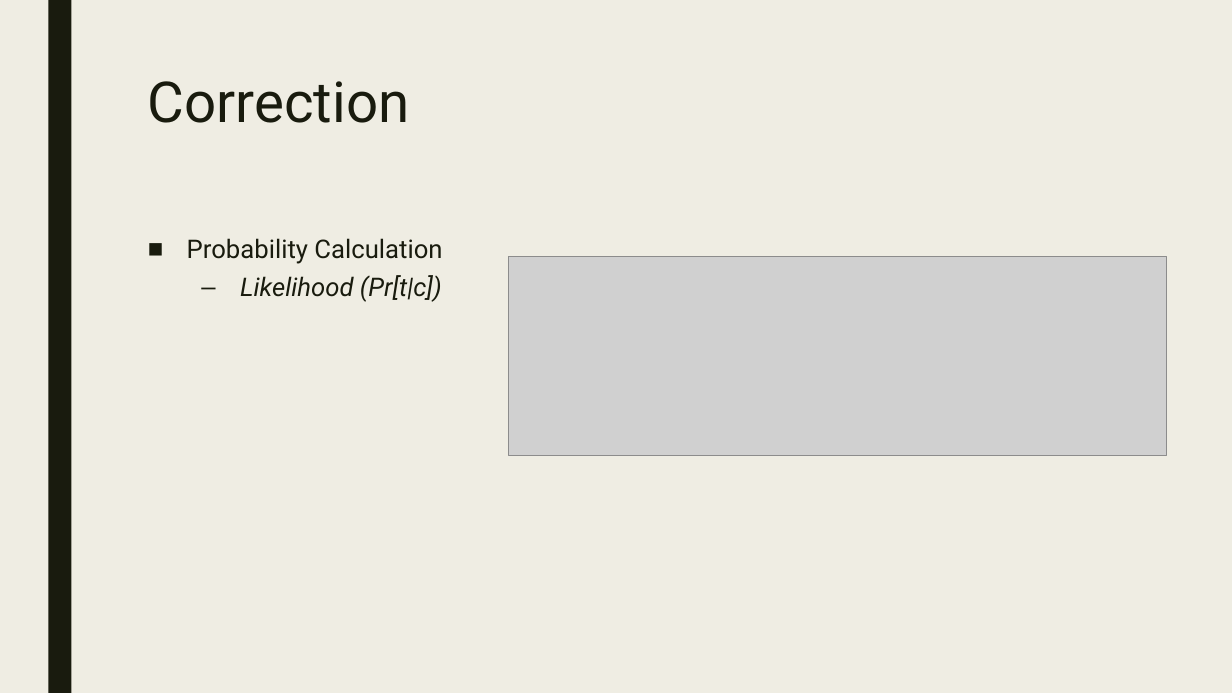
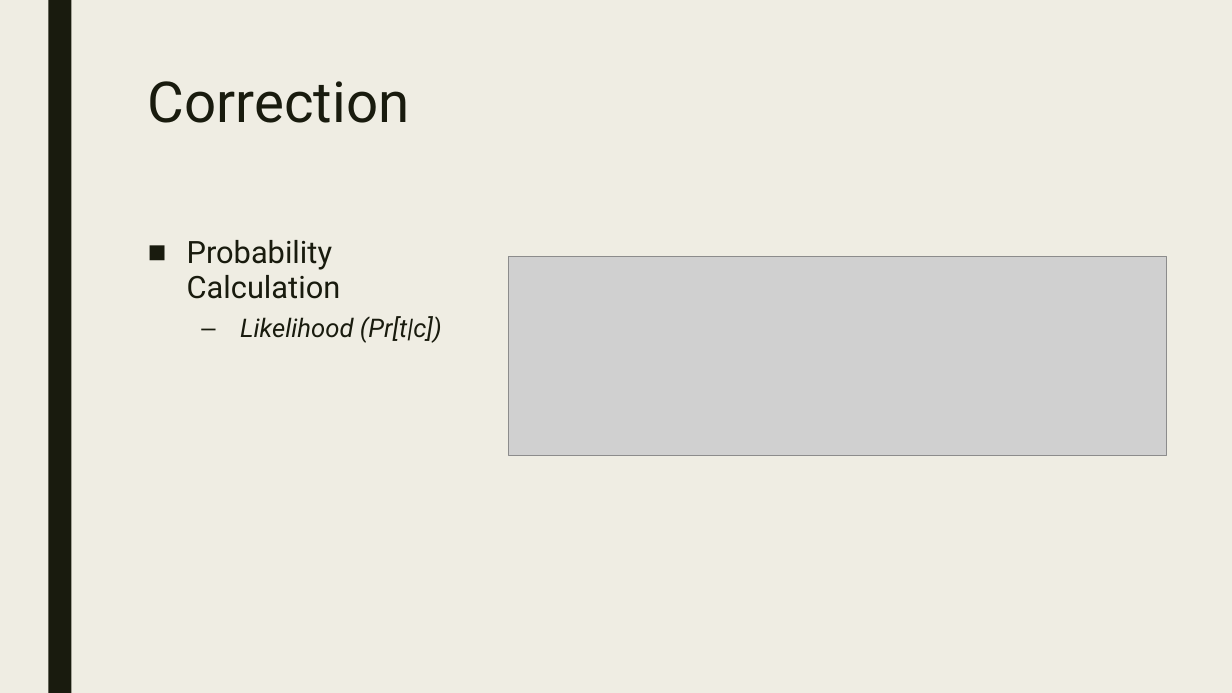
Before and after one commit to TZstatsADS/Spring2019-Proj4-grp6, a slide deck: slide 9 of doc/Presentation.pptx. Drawn at 1232x693 pixels with LibreOffice and Linux fonts; fonts in the diff are those of the drawing; grey boxes stand for pictures. Boxes give left, top, right and bottom in pixels: in the first picture for what was removed or moved away, otherwise in the second. Text is boxed around its words. In the diff, an @@ line names an element or a change of style, - is before the commit and + after.

```diff
--- a/doc/Presentation.pptx
+++ b/doc/Presentation.pptx
@@ text at bbox=[187, 240, 341, 299]: size 20 to 24 pt in "Probability Calculation" @@
```
Also in this commit, not shown: 1 other slide changed, 2 slides added.
